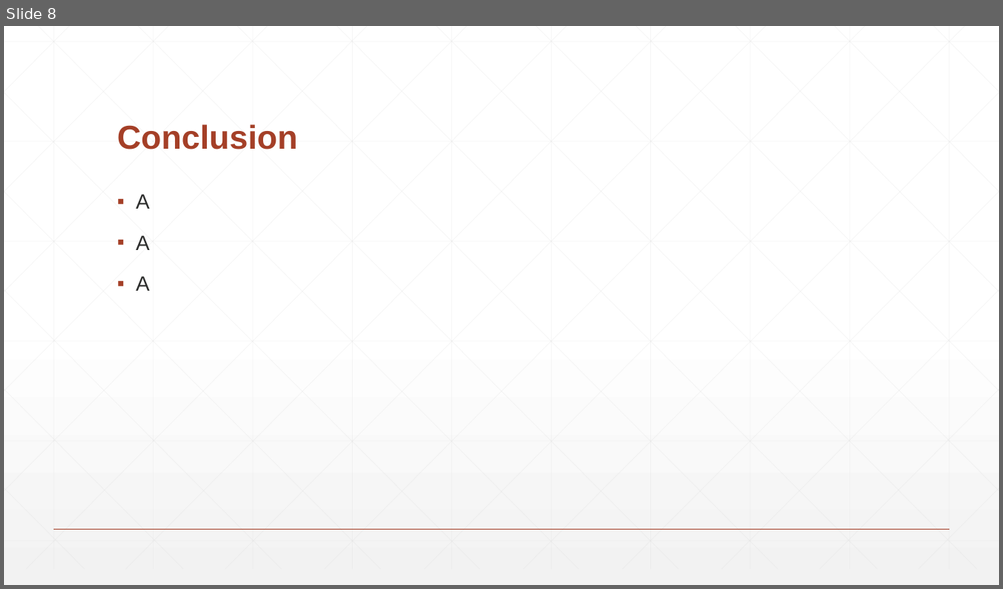
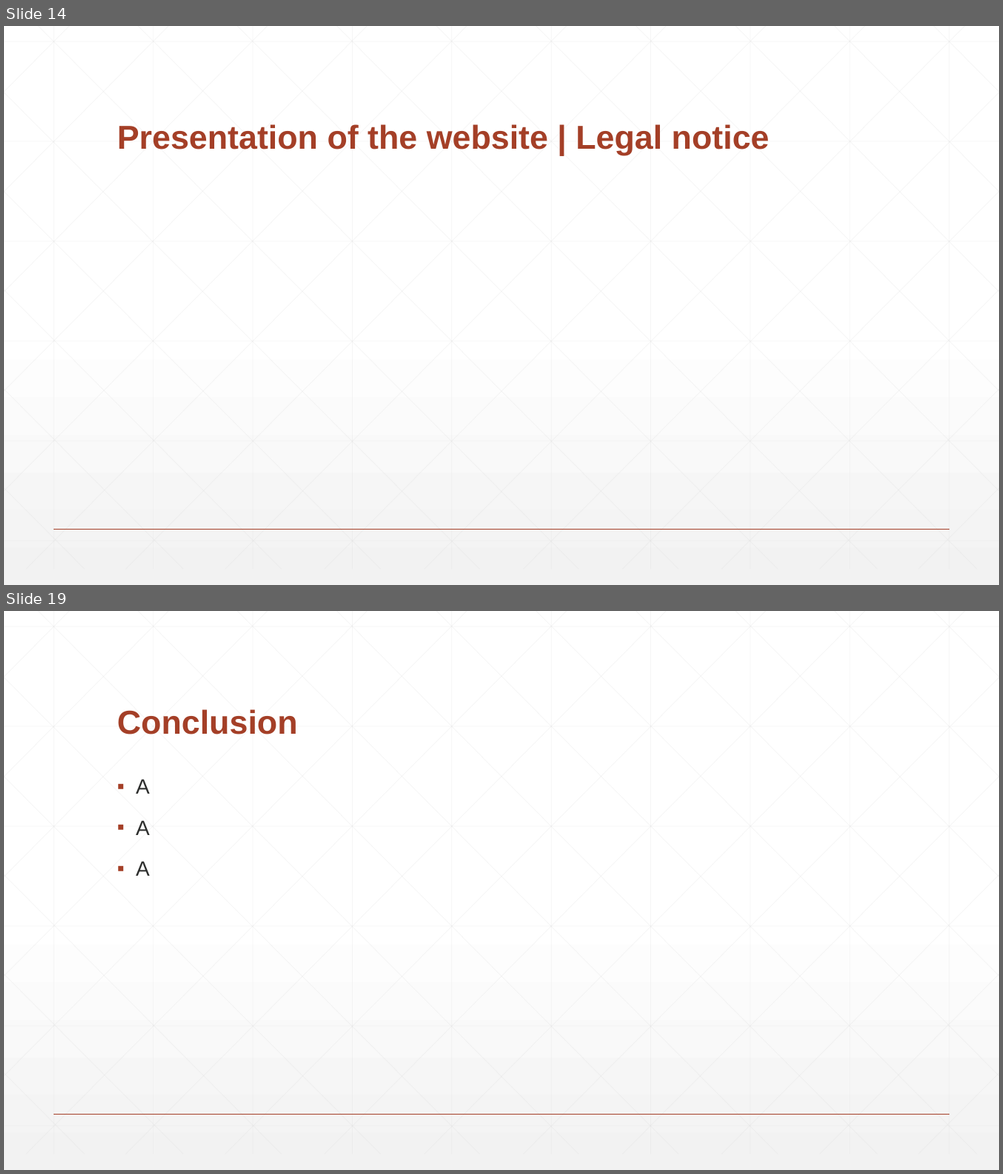
Before and after one commit to PaulFICOT/CESI_A2_Web_G2, a slide deck: Présentation/Web Project.pptx. Shown one above the other, each under a label of ours: slide 8 before the commit, slides 14 and 19 after it; the slides between them are not shown. The pictures are 1003x589 and 1003x1174 pixels, drawn with LibreOffice and Linux fonts; fonts in the diff are those of the drawing. Boxes give left, top, right and bottom in pixels: in the first picture for what was removed or moved away, otherwise in the second. Text is boxed around its words. In the diff, an @@ line names an element or a change of style, - is before the commit and + after.

```diff
--- a/Présentation/Web Project.pptx
+++ b/Présentation/Web Project.pptx
@@ slide 14 added at box(4, 26, 999, 585), background gradient #FFFFFF to #F2F2F2; not listed: 47 template elements that a slide beside it also shows @@
@@ title added at box(117, 124, 769, 156), 32 pt, text #A43F27, bold @@
+Presentation of the website | Legal notice
@@ what was slide 8 is now slide 19 @@
```
Also in this commit, not shown: 4 slides changed, 10 other slides added, 4 other files.
